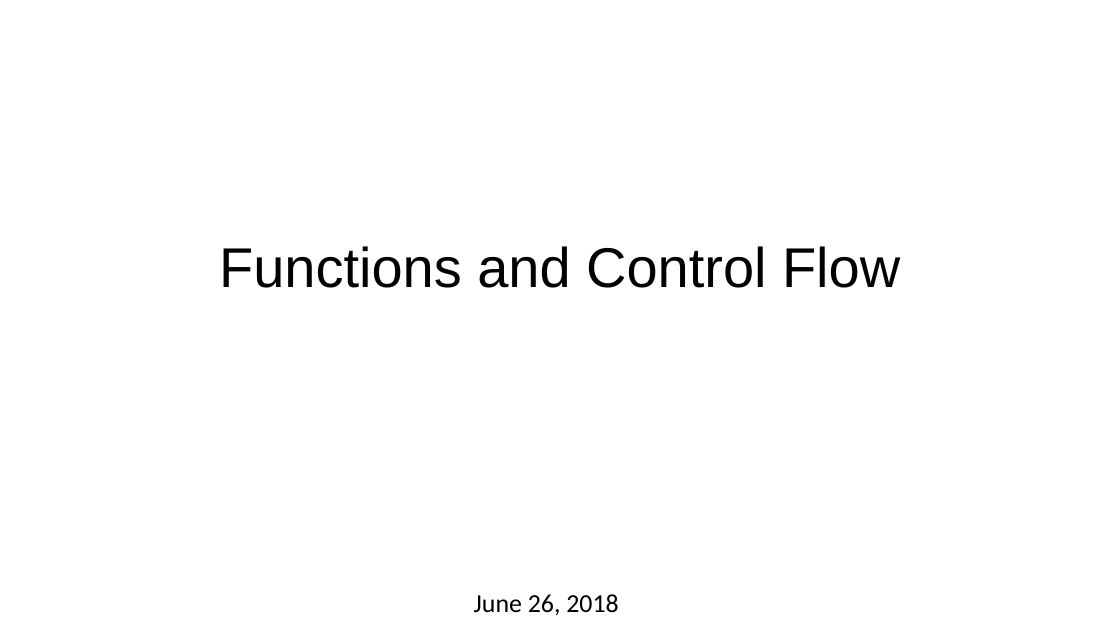
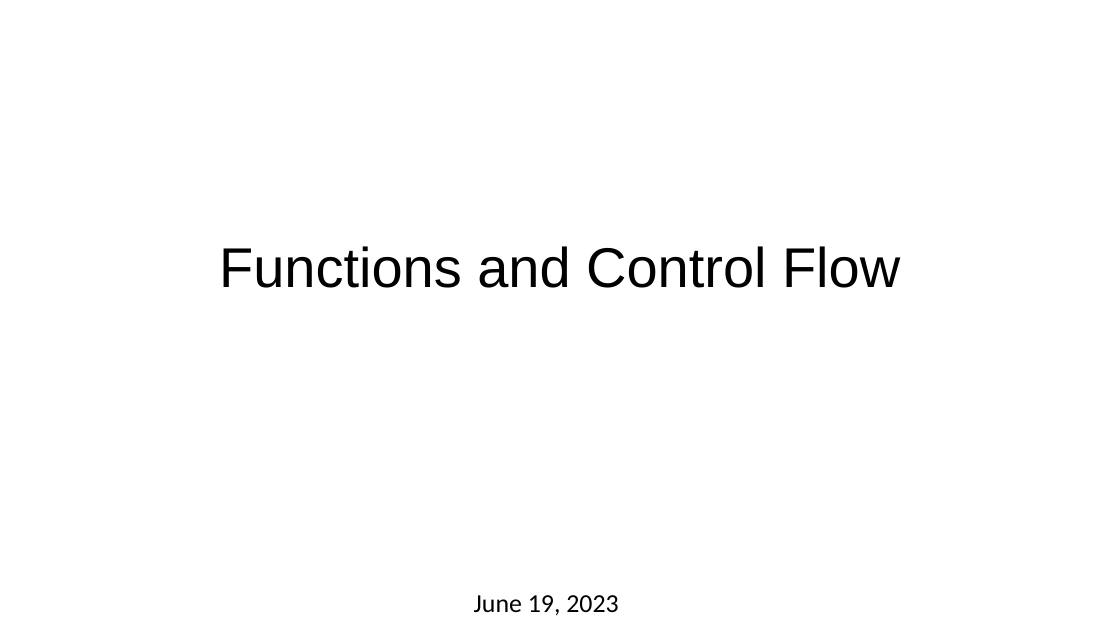
Before and after one commit to CU-NRSC-7657/NRSC7657, a slide deck: slide 1 of Week2/Functions_ControlFlow_2021.pptx. Drawn at 1120x630 pixels with LibreOffice and Linux fonts; fonts in the diff are those of the drawing. Boxes give left, top, right and bottom in pixels: in the first picture for what was removed or moved away, otherwise in the second. Text is boxed around its words. In the diff, an @@ line names an element or a change of style, - is before the commit and + after.

Commit message:
Slight modify function .mlx

```diff
--- a/Week2/Functions_ControlFlow_2021.pptx
+++ b/Week2/Functions_ControlFlow_2021.pptx
@@ subtitle at [474, 595, 618, 615]: text changed @@
-June 26, 2018
+June 19, 2023
```
Also in this commit, not shown: 1 slide removed, 1 other file.
